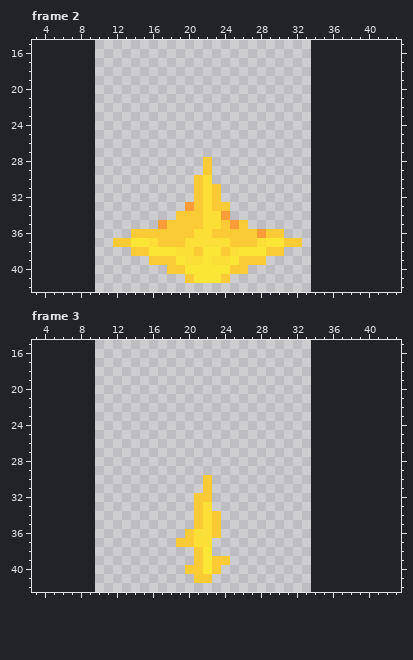
Pixel-art file: src/assets/shotgun_blast.aseprite. The picture above is the old version.
24x45 pixels, 4 frames. Colours within 5 levels of each other are drawn and written as one. Shown: frame 2: x 3..43, y 15..42; frame 3: x 3..43, y 15..42. The old version is drawn lined up with the new one, on the new canvas. The commit also changed other frames, which this record leaves out.
Once edited:
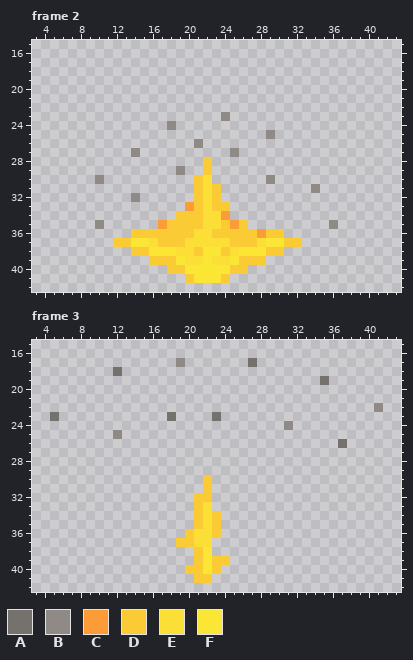
Palette (. is transparent): A #75726e  B #8f8a85  C #fb9c36  D #fbcb36  E #fbde36  F #fbe636
Author's note on the commit: :sparkles: goretown, revamp shotgun particles
Changes in this commit:
canvas 24x45 -> 45x45, the old top-left corner now at 10,0
Frame 2:
The edit adds colour B in row 23 at x 24; in row 24 at x 18; in row 25 at x 29; in row 26 at x 21; in row 27 at x 14 and 25; in row 29 at x 19.
The edit adds colour B in row 30 at x 10 and 29; in row 31 at x 34; in row 32 at x 14; in row 35 at x 10 and 36.
Frame 3:
The edit adds colour A in row 17 at x 27; in row 18 at x 12; in row 19 at x 35; in row 23 at x 5, 18 and 23; in row 26 at x 37.
The edit adds colour B in row 17 at x 19; in row 22 at x 41; in row 24 at x 31; in row 25 at x 12.
